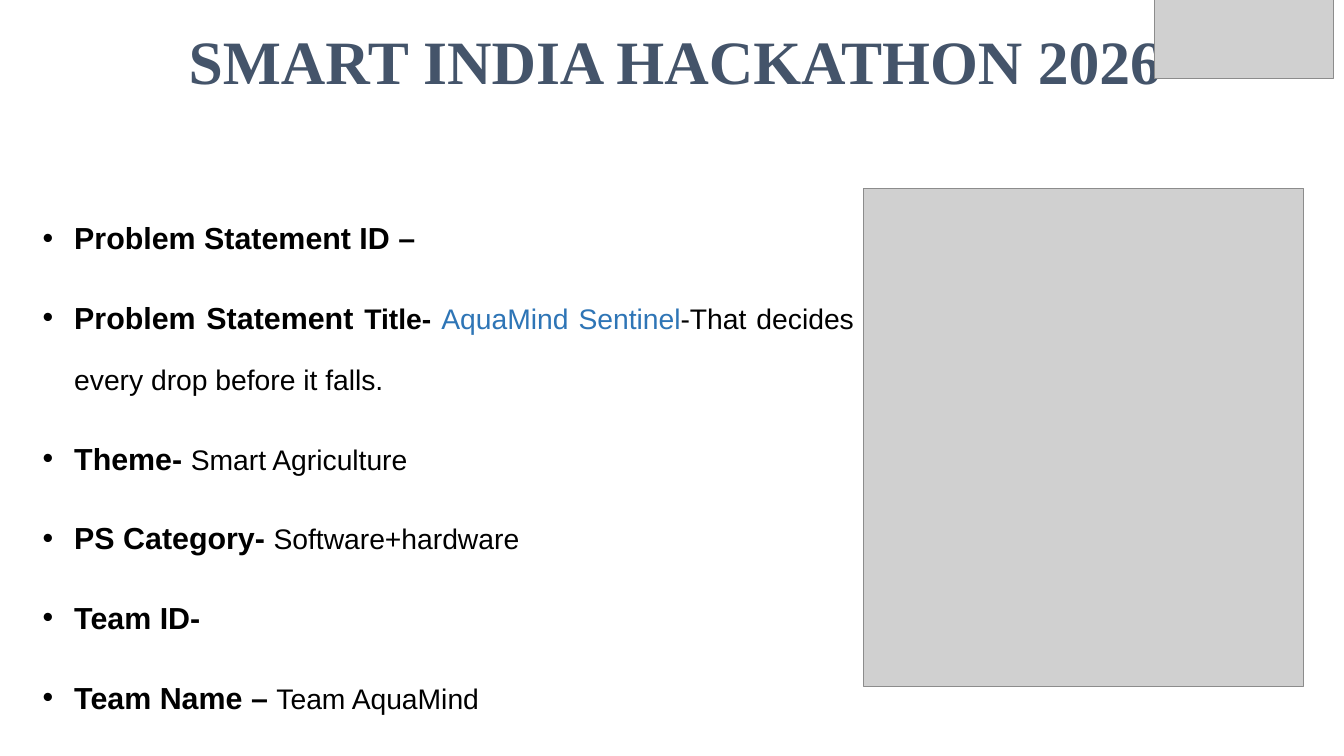
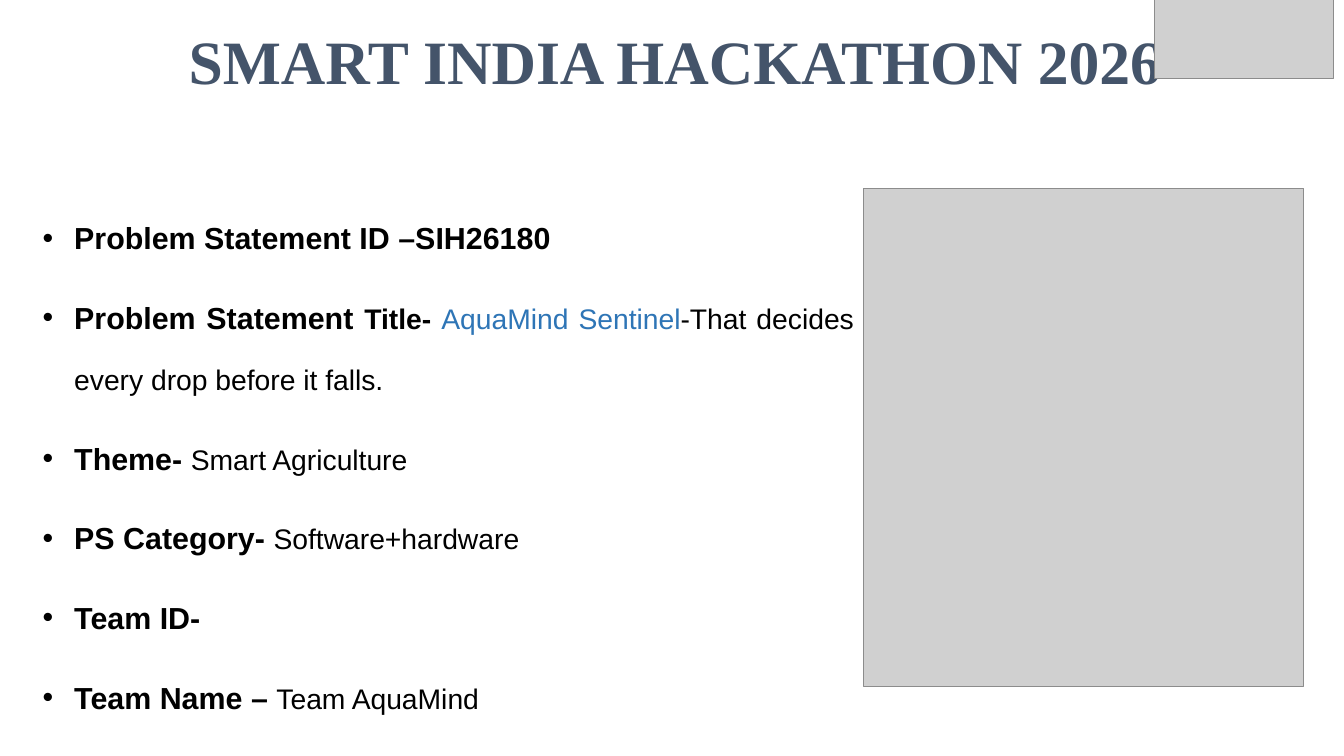
Before and after one commit to darshanagavade6829-dot/AquaMind-SIH, a slide deck: slide 1 of SMART INDIA HACKATHON aquamind.pptx. Drawn at 1344x756 pixels with LibreOffice and Linux fonts; fonts in the diff are those of the drawing; grey boxes stand for pictures. Boxes give left, top, right and bottom in pixels: in the first picture for what was removed or moved away, otherwise in the second. Text is boxed around its words. In the diff, an @@ line names an element or a change of style, - is before the commit and + after.

```diff
--- a/SMART INDIA HACKATHON aquamind.pptx
+++ b/SMART INDIA HACKATHON aquamind.pptx
@@ text at [74, 227, 550, 250]: text changed @@
-• Problem Statement ID –
+• Problem Statement ID –SIH26180
```
